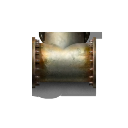
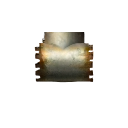
The second 128×128 image is a revision of the first. Changes to its layers:
hid "Layer 1" over (32, 32, 103, 99)
